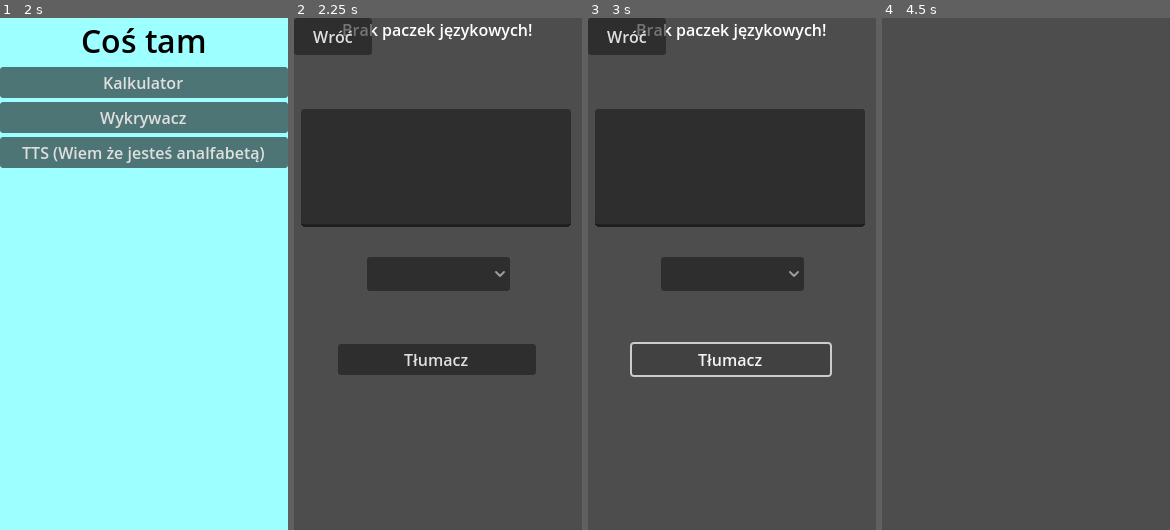
Above: before the commit, frames 1-4 (left to right).
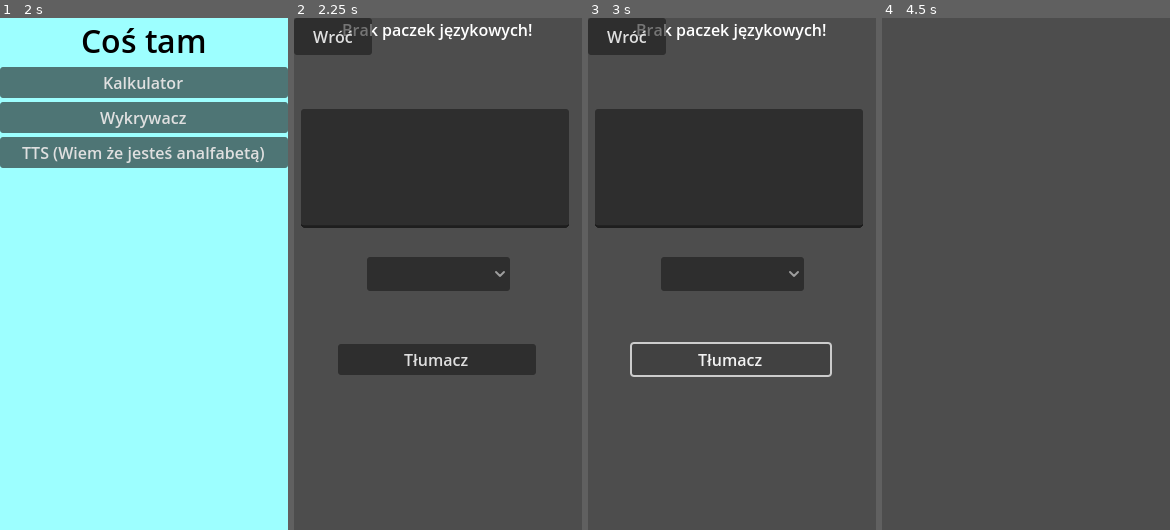
Above: after the commit, the same moments.

Repository: FilipekD/XVII-wieczna-Aplikacja
Game: Godot game, scene res://main.tscn
Same seed, same stepped clock (60 frames per second), same inputs: the game is played once before the commit and once after it.
Inputs:
- Up to frame 1 (2 s): click "Kalkulator" at 0.5 s; click "Powrót" at 1.25 s
- Up to frame 2 (2.25 s): click "TTS (Wiem że jesteś analfabet…" at 2 s
- Up to frame 3 (3 s): click "Tłumacz" at 2.75 s
- Up to frame 4 (4.5 s): click "Wróć" at 3.5 s; click "Wykrywacz" at 4.25 s

Frame 1 is identical in both runs. In frame 2, 0.3% of the frame differs, in the area x 2-97%, y 17-42%; in frame 3, 0.3%; in frame 4, nothing differs.

Commit message:
Szybka poprawka

Diff:
--- a/apka-na-historię/Tts.tscn
+++ b/apka-na-historię/Tts.tscn
@@ -21,12 +21,13 @@
 text = "Brak paczek językowych!"
 horizontal_alignment = 1
 
-[node name="LineEdit" type="LineEdit" parent="."]
+[node name="TextEdit" type="TextEdit" parent="."]
 layout_mode = 0
 offset_left = 7.0
 offset_top = 91.0
-offset_right = 277.0
-offset_bottom = 209.0
+offset_right = 275.0
+offset_bottom = 210.0
+wrap_mode = 1
 
 [node name="Button" type="Button" parent="."]
 layout_mode = 0
--- a/apka-na-historię/tts.gd
+++ b/apka-na-historię/tts.gd
@@ -16,7 +16,7 @@
 		print("Dostępne dłosy to: ", DisplayServer.tts_get_voices())
 
 func _on_button_pressed():
-	var text: String = $LineEdit.text
+	var text: String = $TextEdit.text
 	var VID: int = $OptionButton.get_selected_id()
 	if VID >= 0 and VID < Voices.size():
 		var speaker: String = Voices[VID]["id"]
